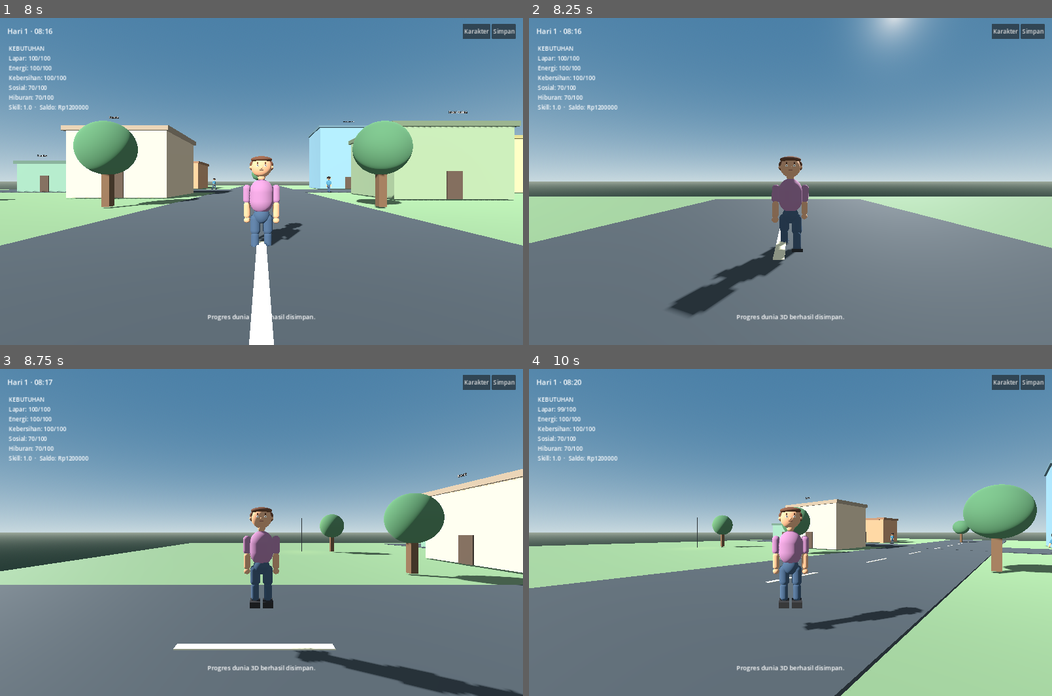
Above: before the commit, frames 1-4 (two rows, left to right).
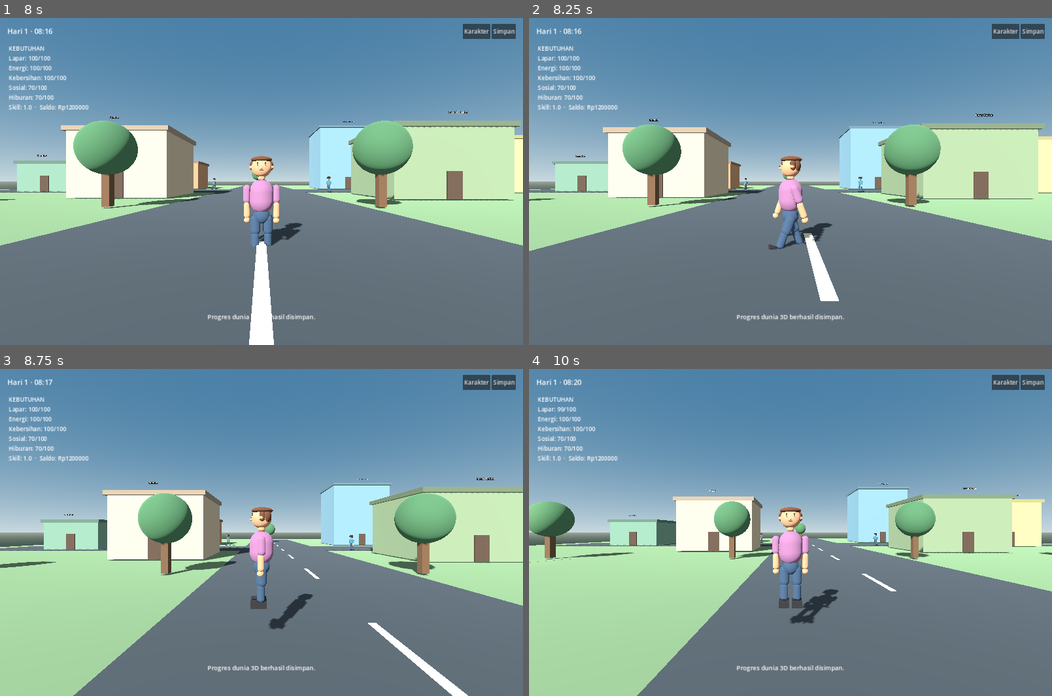
Above: after the commit, the same moments.

Repository: Chrysalunee/Career-verse
Game: Godot game, scene res://scenes/main.tscn
Two runs of this game, one before a commit and one after it. Both use one fixed random seed, a clock stepped at 60 frames per second and the inputs below.
Inputs (mouse positions are in pixels of both pictures, inside the frame that each line leads up to):
- Up to frame 1 (8 s): click "Karakter" at 0.5 s; click "Simpan" at 1.25 s; click "Presentasi karakter ◀ ▶" at 2 s; click "Warna kulit ◀ ▶" at 2.75 s; click "Warna rambut ◀ ▶" at 3.5 s; click "Warna pakaian ◀ ▶" at 4.25 s; click "Tutup" at 5 s; move the mouse to (256, 188) at 5.77 s; hold E (interact) 5.78-6.53 s; hold W (move_forward) from 5.78 s (still down); tap Space (jump) at 6.02, 6.77 s; move the mouse to (298, 184) at 6.52 s; tap Shift (sprint) at 6.6 s; move the mouse to (219, 178) at 7.27 s; hold E (interact) from 7.28 s (still down)
- Up to frame 2 (8.25 s): move the mouse to (795, 181) at 8.02 s; release W (move_forward) at 8.03 s; release E (interact) at 8.03 s; hold A (move_left) from 8.03 s (still down); tap Shift (sprint) at 8.1 s
- Up to frame 3 (8.75 s): keep holding A (move_left); tap Space (jump) at 8.27 s
- Up to frame 4 (10 s): move the mouse to (769, 525) at 8.77 s; release A (move_left) at 8.78 s; hold E (interact) 8.78-9.53 s; hold W (move_forward) from 8.78 s (still down); tap Space (jump) at 9.02, 9.77 s; move the mouse to (816, 532) at 9.52 s; tap Shift (sprint) at 9.6 s

Frame 1 is identical in both runs. In frame 2, 24% of the frame differs, in the area x 0-100%, y 0-92%; in frame 3, 33%; in frame 4, 38%, in the area x 0-100%, y 28-100%.

Commit message:
Rotate character visuals independently from third-person camera pivot

Diff:
--- a/Godot-Career-Verse/scripts/player_controller.gd
+++ b/Godot-Career-Verse/scripts/player_controller.gd
@@ -71,7 +71,7 @@
 	humanoid.set_walking(direction.length_squared() > 0.01 and is_on_floor())
 	if direction.length_squared() > 0.01:
 		var target_angle := atan2(direction.x, direction.z)
-		rotation.y = lerp_angle(rotation.y, target_angle, 10.0 * delta)
+		humanoid.rotation.y = lerp_angle(humanoid.rotation.y, target_angle, 10.0 * delta)
 
 func _try_interact() -> void:
 	var from := camera.global_position
